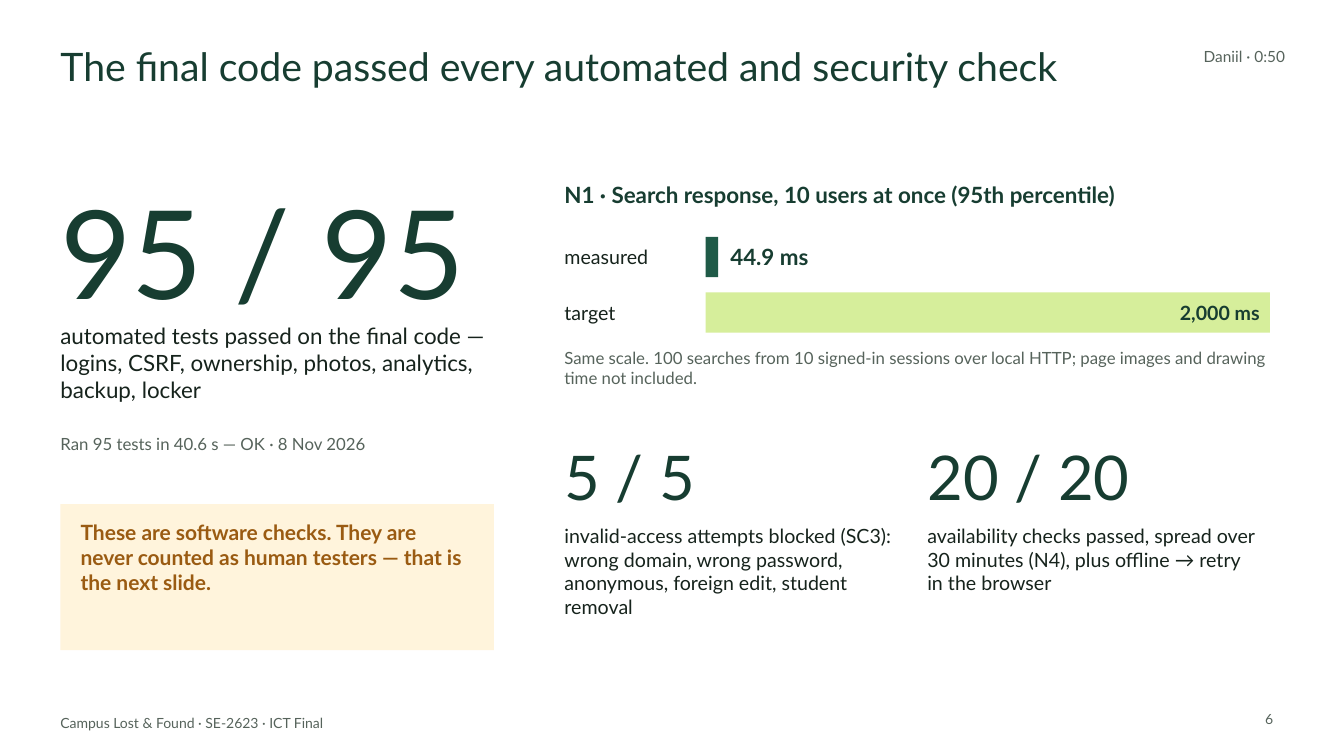
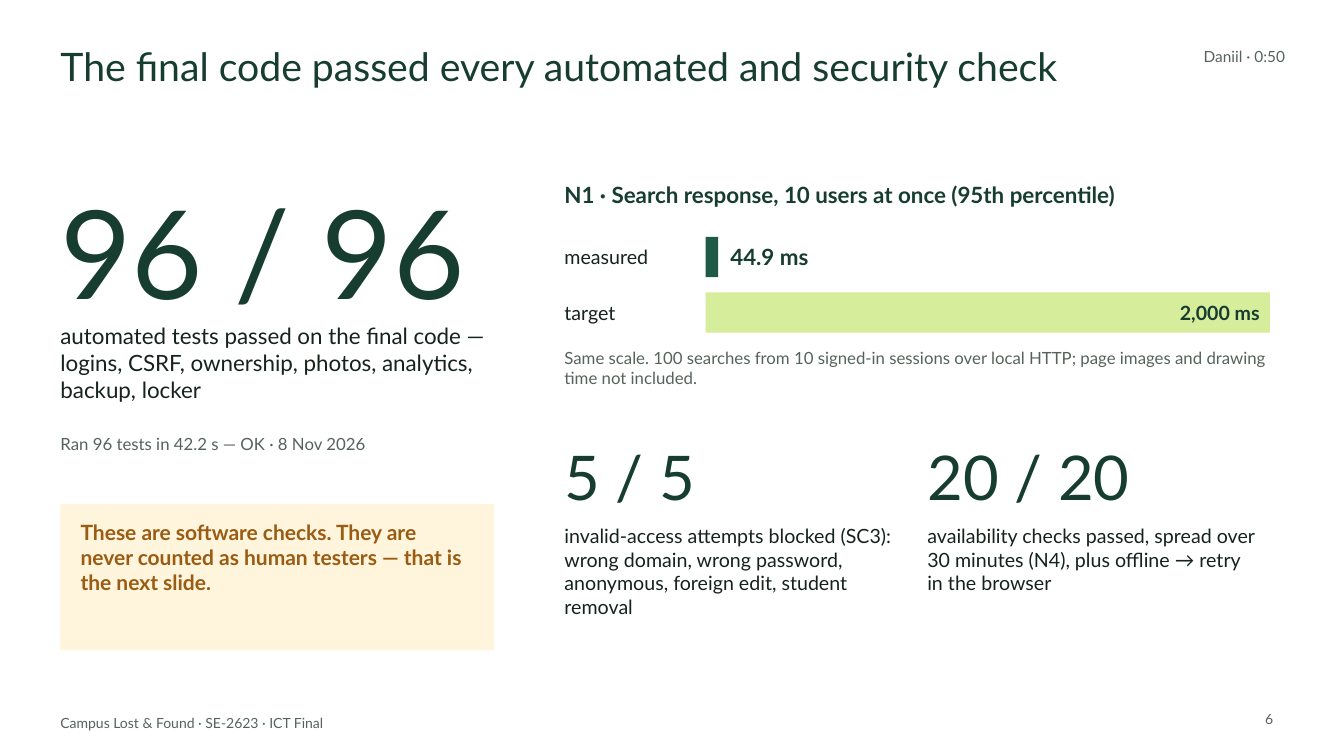
Before and after one commit to zondbebox/SE-2623_Endterm, a slide deck: slide 6 of Final/Presentation/Group_Team_ICT_FinalPresentation.pptx. Drawn at 1344x756 pixels with LibreOffice and Linux fonts; fonts in the diff are those of the drawing. Boxes give left, top, right and bottom in pixels: in the first picture for what was removed or moved away, otherwise in the second. Text is boxed around its words. In the diff, an @@ line names an element or a change of style, - is before the commit and + after.

```diff
--- a/Final/Presentation/Group_Team_ICT_FinalPresentation.pptx
+++ b/Final/Presentation/Group_Team_ICT_FinalPresentation.pptx
@@ text at (x1=60, y1=209, x2=465, y2=300): text changed @@
-95 / 95
+96 / 96
@@ text at (x1=60, y1=438, x2=365, y2=450): text changed @@
-Ran 95 tests in 40.6 s — OK · 8 Nov 2026
+Ran 96 tests in 42.2 s — OK · 8 Nov 2026
```
Also in this commit, not shown: 1 other slide changed, 12 other files.
